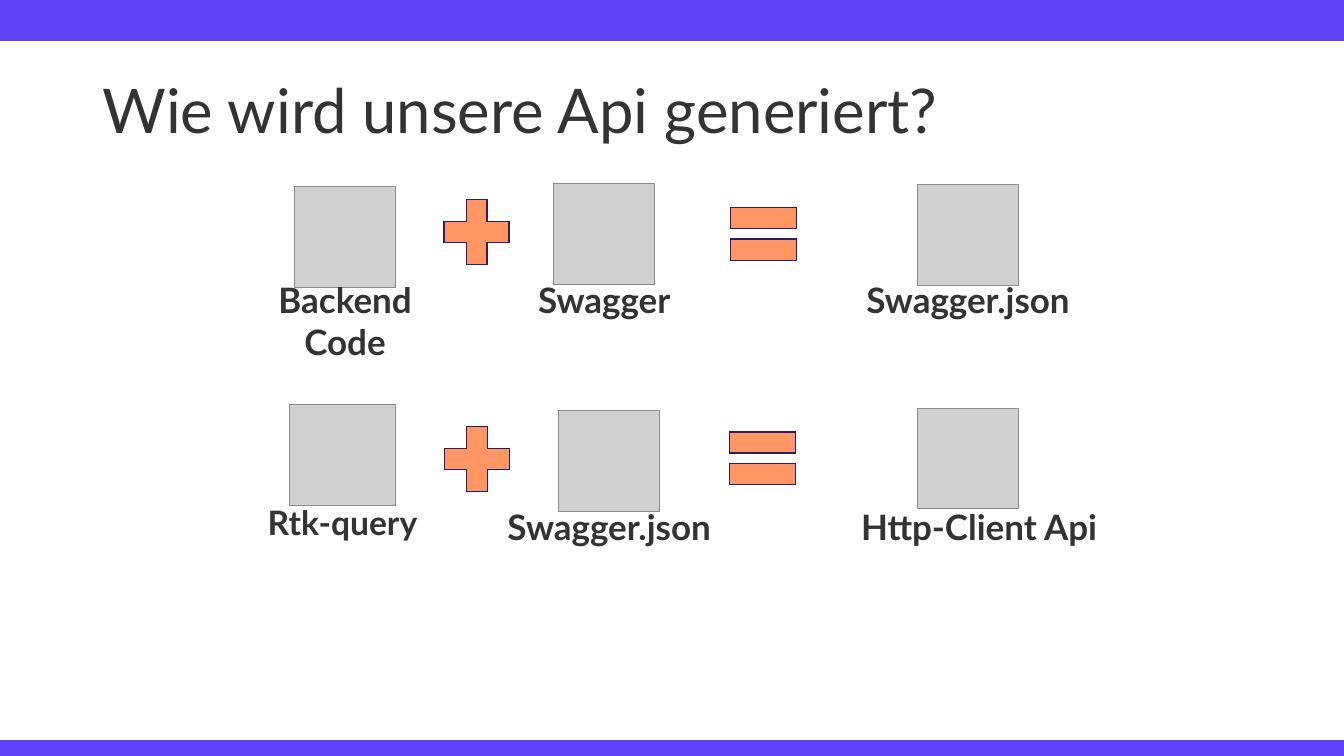
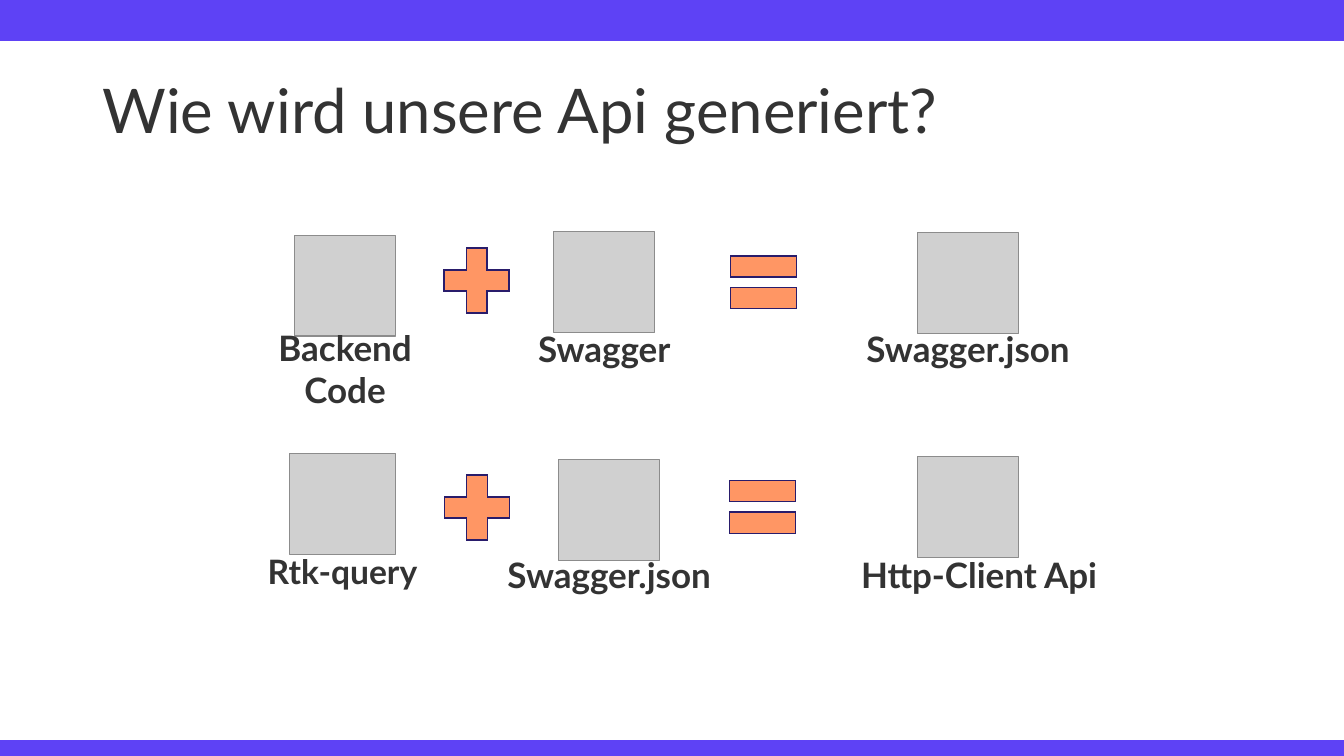
Before and after one commit to TimFehrmannAclue/techlabor_trainings_react_advanced, a slide deck: slide 13 of training_react_advanced.pptx (slide 12 before the commit). Drawn at 1344x756 pixels with LibreOffice and Linux fonts; fonts in the diff are those of the drawing; grey boxes stand for pictures; background and template pictures are left out. Boxes give left, top, right and bottom in pixels: in the first picture for what was removed or moved away, otherwise in the second. Text is boxed around its words. In the diff, an @@ line names an element or a change of style, - is before the commit and + after.

```diff
--- a/training_react_advanced.pptx
+++ b/training_react_advanced.pptx
@@ 6 pictures, 6 texts, 2 plus signs, 2 math equals: place and size @@
-6 pictures, 6 texts, 2 plus signs, 2 math equals at box(268, 184, 1097, 547)
+6 pictures, 6 texts, 2 plus signs, 2 math equals at box(268, 232, 1097, 595)
```
Also in this commit, not shown: 11 other slides changed, 2 slides added, 3 slides removed, 2 other files.
